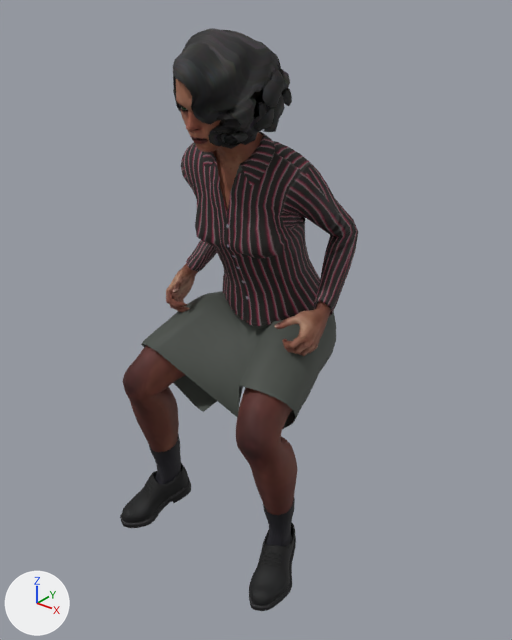
The glTF model assets/personaggi/realistici/sella/donna-03.glb as it was, and as the next commit left it.
The view is the same before and after, from a camera (50 mm lens) standing at (1.054, -1.431, 1.44) and looking at (0.034, -0.156, 0.65). Lighting does not change. The marker at lower left points along +X, +Y and +Z. The first picture is the older version. Vertices at exactly the same position are counted once.

Before the edit, the objects in view are built like this:
```python
me_base_007 = bpy.data.meshes.new('base.007')
me_base_007.from_pydata(...)  # 8705 vertices, 17218 faces; spans x -0.262..0.262, y -0.402..-0.065, z 0.421..1.542
# faces by material slot: [15074, 760, 184, 1200]
me_base_007.materials.append(mat_human_body_007)  # picture img_indian_skin3e
me_base_007.materials.append(mat_human_lips_007)  # picture img_indian_skin3e
me_base_007.materials.append(mat_human_fingernails_007)  # picture img_indian_skin3e
me_base_007.materials.append(mat_human_ears_007)  # picture img_indian_skin3e
me_female_elegantsuit01 = bpy.data.meshes.new('female_elegantsuit01')
me_female_elegantsuit01.from_pydata(...)  # 2205 vertices, 4192 faces; spans x -0.249..0.248, y -0.347..0.085, z 0.576..1.344
me_female_elegantsuit01.materials.append(mat_human_female_elegantsuit01)
me_shoes03_001 = bpy.data.meshes.new('shoes03.001')
me_shoes03_001.from_pydata(...)  # 2222 vertices, 4128 faces; spans x -0.283..0.283, y -0.427..-0.204, z 0.221..0.475
me_shoes03_001.materials.append(mat_human_shoes03_001)  # picture img_shoes03_diffuse
ob_human = bpy.data.objects.new('Human', me_base_007)
ob_human.location = (0.0, 0.0, -0.221)
ob_human_female_elegantsuit01 = bpy.data.objects.new('Human.female_elegantsuit01', me_female_elegantsuit01)
ob_human_female_elegantsuit01.location = (0.0, 0.0, -0.221)
ob_human_shoes03 = bpy.data.objects.new('Human.shoes03', me_shoes03_001)
ob_human_shoes03.location = (0.0, 0.0, -0.221)
# also in view: 'Human.elvs_wavy_bob' at (0.01, -0.248, 1.226)
```
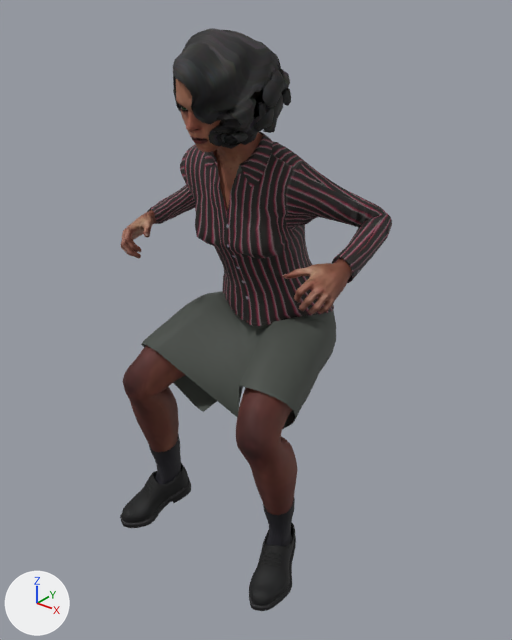
Boxes [x1, y1, x2, y2] around the edits, measured in the pictures (512 x 640 px; the box of a moved part takes in the faces that stretch with it):
'Human.female_elegantsuit01', reshaped (16% wider)
    before: [141, 132, 358, 429]
    after: [141, 132, 392, 429]
'Human', reshaped (10% wider)
    before: [123, 79, 332, 515]
    after: [121, 79, 352, 515]
part 1 of me_base_007, moved or reshaped
    before: [166, 263, 198, 312]
    after: [121, 210, 157, 258]
part 2 of me_base_007, moved or reshaped
    before: [274, 301, 332, 356]
    after: [282, 258, 352, 314]
part 3 of me_female_elegantsuit01, moved or reshaped
    before: [181, 133, 358, 316]
    after: [147, 133, 392, 283]

What the commit changed:
me_base_007 is used by ob_human; location (0.0, 0.0, -0.221).
me_base_007 had 8705 vertices, 17218 faces and spanned x -0.262..0.262, y -0.402..-0.065, z 0.421..1.542.
me_base_007 now has 8705 vertices, 17218 faces and spans x -0.326..0.326, y -0.402..-0.118, z 0.421..1.542.
me_base_007 part 1: the loose piece of 1709 vertices spanning x -0.236..-0.155, y -0.248..-0.065, z 0.841..1.0 is multiplied about its middle by the matrix ((0.812, -0.419, 0.406), (0.211, 0.859, 0.466), (-0.544, -0.293, 0.786)), then moved by (-0.082, -0.06, 0.145).
me_base_007 part 2: the loose piece of 1709 vertices spanning x 0.155..0.236, y -0.248..-0.065, z 0.841..1.0 is multiplied about its middle by the matrix ((0.812, 0.419, -0.406), (-0.211, 0.859, 0.466), (0.544, -0.293, 0.786)), then moved by (0.082, -0.06, 0.145).
Other edits to the shape of me_base_007 do not show in these pictures.
me_female_elegantsuit01 is used by ob_human_female_elegantsuit01; location (0.0, 0.0, -0.221).
me_female_elegantsuit01 had 2205 vertices, 4192 faces and spanned x -0.249..0.248, y -0.347..0.085, z 0.576..1.344.
me_female_elegantsuit01 now has 2205 vertices, 4192 faces and spans x -0.331..0.323, y -0.347..0.085, z 0.576..1.344.
me_female_elegantsuit01 part 3: 1239 of 2205 vertices moved; they spanned x -0.238..0.237, y -0.226..0.055, z 0.915..1.34 and now span x -0.331..0.323, y -0.226..0.049, z 1.05..1.34; mean shift (0.0, -0.012, 0.039); largest move (-0.233, -0.105, 0.926) -> (-0.328, -0.178, 1.075).
